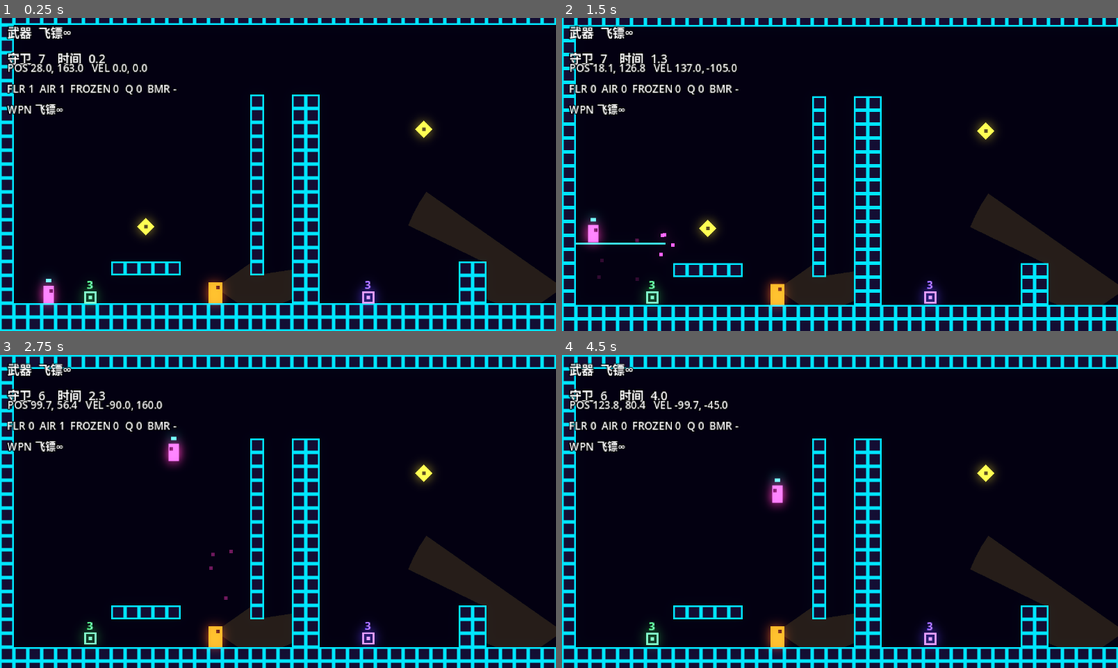
Above: before the commit, frames 1-4 (two rows, left to right).
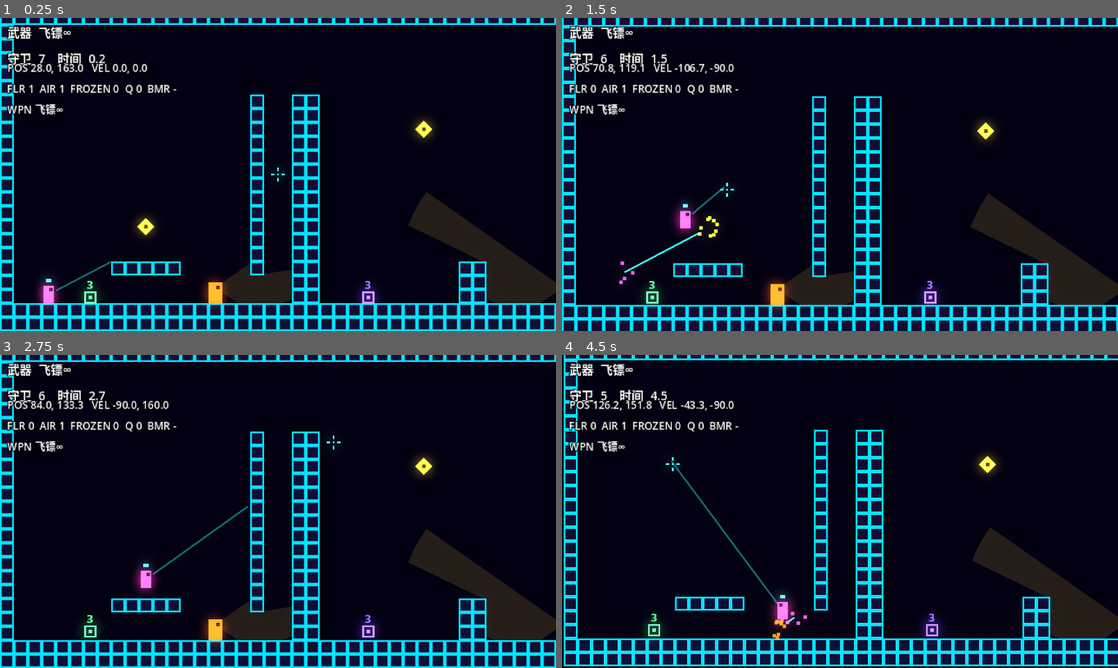
Above: after the commit, the same moments.

Repository: OneLazer/extreme-infiltration
Game: Godot game, scene res://levels/level_01.tscn
The game is run twice, just before and just after one commit, with the same random seed, the same clock (stepped at 60 frames per second) and the same inputs.
Inputs (mouse positions are in pixels of both pictures, inside the frame that each line leads up to):
- Up to frame 1 (0.25 s): no input
- Up to frame 2 (1.5 s): move the mouse to (962, 158) at 0.52 s; hold D (move_right) from 0.53 s (still down); tap Down (aim_down, bound only before the commit) at 0.6 s; click (962, 158) at 0.67 s; tap Space (jump) at 0.77, 1.07 s; tap Left (aim_left, bound only before the commit) at 0.8, 1.35 s; move the mouse to (728, 190) at 1.27 s; click (728, 190) at 1.42 s
- Up to frame 3 (2.75 s): tap Space (jump) at 1.52, 1.82 s; tap Right (aim_right, bound only before the commit) at 1.55, 2.1 s; move the mouse to (333, 442) at 2.02 s; release D (move_right) at 2.03 s; hold A (move_left) from 2.03 s (still down); click (333, 442) at 2.17 s; tap Up (aim_up, bound only before the commit) at 2.3 s
- Up to frame 4 (4.5 s): move the mouse to (812, 574) at 2.77 s; release A (move_left) at 2.78 s; hold D (move_right) 2.78-4.28 s; tap Up (aim_up, bound only before the commit) at 2.85 s; tap Space (jump) at 3.02, 3.32, 4.35 s; click (812, 574) at 3.05 s; move the mouse to (1006, 558) at 3.52 s; hold Space (jump) 3.53-4.28 s; click (1006, 558) at 3.6 s; move the mouse to (673, 464) at 4.27 s; hold A (move_left) from 4.28 s (still down); click (673, 464) at 4.42 s

The runs differ from the first frame. In frame 1, 0.1% of the frame differs, in the area x 8-52%, y 47-88%; in frame 2, 1.6%; in frame 3, 16%; in frame 4, 21%, in the area x 0-100%, y 0-100%.

Commit message:
瞄准改为鼠标：连续方向 + 3 格宽容带
- 输入：删除 aim_up/down/left/right，新增 fire = 鼠标左键
- player.gd：瞄准方向 = 玩家中心 → 光标，开火不再需要方向键
- 瞄准冻结默认关闭（aim_freeze_frames = 0），保留为可选机制
- 反冲方向新增 8 方向吸附（recoil_snap_deg = 12°），保住 super / hyper / 蹭墙跳
- hyper 判定改为「不低于 45° 斜下」，避免对着脚下开枪白嫖
- 命中判定统一 3 格宽（移除 assist_tiles_diagonal）
- 新增准星 + 撞墙截断的瞄准线，隐藏系统鼠标指针
- build_whitebox 的输入映射同步更新

Diff:
--- a/project.godot
+++ b/project.godot
@@ -44,24 +44,9 @@
 "events": [Object(InputEventKey,"resource_local_to_scene":false,"resource_name":"","device":-1,"window_id":0,"alt_press …(190 unchanged characters)…
 ]
 }
-aim_up={
+fire={
 "deadzone": 0.2,
-"events": [Object(InputEventKey,"resource_local_to_scene":false,"resource_name":"","device":-1,"window_id":0,"alt_pressed":false,"shift_pressed":false,"ctrl_pressed":false,"meta_pressed":false,"pressed":false,"keycode":0,"physical_keycode":4194320,"key_label":0,"unicode":0,"location":0,"echo":false,"script":null)
-]
-}
-aim_down={
-"deadzone": 0.2,
-"events": [Object(InputEventKey,"resource_local_to_scene":false,"resource_name":"","device":-1,"window_id":0,"alt_pressed":false,"shift_pressed":false,"ctrl_pressed":false,"meta_pressed":false,"pressed":false,"keycode":0,"physical_keycode":4194322,"key_label":0,"unicode":0,"location":0,"echo":false,"script":null)
-]
-}
-aim_left={
-"deadzone": 0.2,
-"events": [Object(InputEventKey,"resource_local_to_scene":false,"resource_name":"","device":-1,"window_id":0,"alt_pressed":false,"shift_pressed":false,"ctrl_pressed":false,"meta_pressed":false,"pressed":false,"keycode":0,"physical_keycode":4194319,"key_label":0,"unicode":0,"location":0,"echo":false,"script":null)
-]
-}
-aim_right={
-"deadzone": 0.2,
-"events": [Object(InputEventKey,"resource_local_to_scene":false,"resource_name":"","device":-1,"window_id":0,"alt_pressed":false,"shift_pressed":false,"ctrl_pressed":false,"meta_pressed":false,"pressed":false,"keycode":0,"physical_keycode":4194321,"key_label":0,"unicode":0,"location":0,"echo":false,"script":null)
+"events": [Object(InputEventMouseButton,"resource_local_to_scene":false,"resource_name":"","device":-1,"window_id":0,"alt_pressed":false,"shift_pressed":false,"ctrl_pressed":false,"meta_pressed":false,"button_mask":0,"position":Vector2(0, 0),"global_position":Vector2(0, 0),"factor":1.0,"button_index":1,"canceled":false,"pressed":false,"double_click":false,"script":null)
 ]
 }
 restart={
--- a/scripts/player.gd
+++ b/scripts/player.gd
@@ -2,6 +2,7 @@
 extends CharacterBody2D
 ## 玩家：移动移植自 Celeste Player.cs 的 NormalUpdate（跑、跳、墙滑、蹬墙跳、二段跳），
 ## 武器反冲的冲刺可被跳跃打断：super / hyper / 蹭墙跳。
+## 瞄准用鼠标：玩家中心 → 光标的方向就是弹道方向，命中判定另带宽容带（见 WeaponDefs.assist_tiles）。
 ## 武器部分见下半段。原点在碰撞盒中心，碰撞盒 6x10。
 
 signal died
@@ -44,11 +45,16 @@
 
 # ---------------- 武器参数 ----------------
 @export_group("武器")
-@export var aim_freeze_frames := 4      ## 按下方向键后的冻结帧数
+@export var aim_freeze_frames := 0      ## 开火前的全场冻结帧数。鼠标瞄准下默认 0（点下即发射）
+@export var recoil_snap_deg := 12.0     ## 反冲方向吸附到 8 方向的容差（度）；0 = 完全跟随鼠标
 @export var dart_air_uses := -1         ## 飞镖离地后可用次数，-1 = 无限
+@export var hide_os_cursor := true      ## 隐藏系统鼠标指针，改用武器色准星
 
 var facing := 1
 var dead := false
+
+var _aim_dir := Vector2.RIGHT   # 当前瞄准方向（玩家中心 → 光标）。光标压在角色身上时保留上一帧
+var _aim_len := 0.0             # 瞄准线显示长度：撞墙或到光标处截断
 
 var _move_x := 0
 var _jump_grace_timer := 0.0
@@ -83,6 +89,8 @@
 func _ready() -> void:
 	Game.player = self
 	Game.frozen = false
+	if hide_os_cursor:
+		Input.set_mouse_mode(Input.MOUSE_MODE_HIDDEN)
 
 
 func _physics_process(delta: float) -> void:
@@ -91,14 +99,13 @@
 	# 回旋镖收回期间冻结玩家（瞄准冻结由下面的 _freeze_left 分支处理）
 	if Game.frozen and _freeze_left <= 0:
 		return
+	_update_aim()
 	if Input.is_action_just_pressed("jump"):
 		_jump_buffer_timer = jump_buffer_time
 
-	# 瞄准冻结：全场停止，累积方向键，结束时按当时按住的方向发射
+	# 瞄准冻结（可选，默认关闭）：全场停止，冻结期间瞄准仍跟随鼠标，结束时按当前方向发射
 	if _freeze_left > 0:
-		var held := _read_aim()
-		if held != Vector2.ZERO:
-			_freeze_dir = held
+		_freeze_dir = _aim_dir
 		_freeze_left -= 1
 		if _freeze_left == 0:
 			Game.frozen = false
@@ -106,15 +113,13 @@
 		queue_redraw()
 		return
 
-	if _aim_just_pressed():
+	if Input.is_action_just_pressed("fire"):
 		if is_instance_valid(active_boomerang):
 			active_boomerang.recall()
 		elif _can_fire():
-			_freeze_dir = _read_aim()
-			if _freeze_dir == Vector2.ZERO:   # 同一帧内按下又松开的极短点按
-				_freeze_dir = _just_pressed_aim()
+			_freeze_dir = _aim_dir
 			if aim_freeze_frames <= 0:
-				_fire(_freeze_dir)
+				_fire(_aim_dir)
 			else:
 				_freeze_left = aim_freeze_frames
 				Game.frozen = true
@@ -274,10 +279,12 @@
 		if absf(_dash_velocity.y) < 1.0:
 			_dash_super_jump()
 			return true
-		if _dash_velocity.y > 1.0 and absf(_dash_velocity.x) > 1.0:
+		# 鼠标瞄准下冲刺角度是连续的：只有「不低于 45° 斜下」才算 hyper，
+		# 更陡的下斜当普通跳，否则对着脚下开一枪也能白嫖一个 hyper。
+		if _dash_velocity.y > 1.0 and absf(_dash_velocity.x) >= _dash_velocity.y:
 			_dash_hyper_jump()
 			return true
-		# 竖直冲刺（如向上打气枪）落地前按跳：按普通跳处理，别把跳跃吞掉
+		# 陡峭下冲 / 竖直冲刺（如向上打气枪）落地前按跳：按普通跳处理，别把跳跃吞掉
 		_break_dash()
 		_jump()
 		return true
@@ -364,24 +371,42 @@
 
 # ======================= 武器 =======================
 
-func _read_aim() -> Vector2:
-	return Vector2(Input.get_axis("aim_left", "aim_right"), Input.get_axis("aim_up", "aim_down")).sign()
-
-
-func _aim_just_pressed() -> bool:
-	return _just_pressed_aim() != Vector2.ZERO
-
-
-func _just_pressed_aim() -> Vector2:
-	var d := Vector2.ZERO
-	var any := false
-	for pair in [["aim_left", Vector2.LEFT], ["aim_right", Vector2.RIGHT], ["aim_up", Vector2.UP], ["aim_down", Vector2.DOWN]]:
-		if Input.is_action_just_pressed(pair[0]):
-			d += pair[1]
-			any = true
-	if any and d == Vector2.ZERO:
-		d.x = facing   # 相反方向同时按下互相抵消时，取朝向
-	return d
+## 鼠标瞄准：玩家中心 → 光标。
+## 光标几乎压在角色身上（< 0.5px）时保留上一帧方向，避免归一化出零向量。
+## 顺带算一次瞄准线长度：到光标或撞墙处截断，给 _draw 画瞄准线用。
+func _update_aim() -> void:
+	var to := get_global_mouse_position() - global_position
+	if to.length() > 0.5:
+		_aim_dir = to.normalized()
+	var reach := minf(to.length(), _aim_reach())
+	_aim_len = 0.0
+	if reach <= 0.0:
+		return
+	var r := _ray(global_position, global_position + _aim_dir * reach, Game.LAYER_WORLD)
+	_aim_len = (r.position - global_position).length() if not r.is_empty() else reach
+
+
+## 当前武器的最大瞄距（截断瞄准线显示用）
+func _aim_reach() -> float:
+	var def := WeaponDefs.get_def(current_weapon())
+	if def.has("range"):
+		return float(def["range"])
+	if def.has("out_tiles"):
+		return float(def["out_tiles"]) * Game.TILE
+	return 320.0
+
+
+## 反冲方向：鼠标瞄准是连续的，但 super / hyper / 蹭墙跳这些位移技巧依赖 8 方向冲刺。
+## 瞄准方向离最近的 8 方向不超过 recoil_snap_deg 时，反冲吸附到那个方向，其余角度完全跟随鼠标。
+## recoil_snap_deg = 0 表示关闭吸附。
+func _recoil_dir(dir: Vector2) -> Vector2:
+	if recoil_snap_deg <= 0.0:
+		return dir
+	var step := PI * 0.25
+	var snapped := Vector2.from_angle(roundf(dir.angle() / step) * step)
+	if rad_to_deg(absf(dir.angle_to(snapped))) <= recoil_snap_deg:
+		return snapped
+	return dir
 
 
 func current_weapon() -> int:
@@ -425,8 +450,7 @@
 	_camera.shake(def.get("shake", 0.0), def.get("shake_time", 0.1))
 
 ## 瞬时射线（带宽容判定）。
-## 命中判定不是一条线，而是一个矩形：沿瞄准方向长 max_range、垂直方向宽
-## band_tiles 图格（正十字 / 斜向由 _assist_band() 选，见 WeaponDefs）。
+## 命中判定不是一条线，而是一个矩形：沿瞄准方向长 max_range、垂直方向宽 band_tiles 图格。
 ## 中心线先按原逻辑判定；只有中心线真的打中敌人
 ## 才直接返回 —— 撞墙不算，否则关卡里几乎每枪尽头都是墙，宽容判定永远轮不到。
 ## 中心线没碰到敌人时，在矩形里挑最贴近瞄准线、且和玩家之间没有墙的敌人，
@@ -458,13 +482,10 @@
 	return {"dir": dir, "end": end, "enemy": null, "hit": not r.is_empty(), "normal": normal}
 
 
-## 宽容判定带宽（图格）。斜向（两轴都有分量）用 assist_tiles_diagonal，
-## 正十字用 assist_tiles；斜向没配就退回 assist_tiles。
-func _assist_band(dir: Vector2, def: Dictionary) -> float:
-	if absf(dir.x) > 0.01 and absf(dir.y) > 0.01:
-		var wide: float = def.get("assist_tiles_diagonal", def["assist_tiles"])
-		return wide
-	return def["assist_tiles"]
+## 宽容判定带宽（图格）。鼠标瞄准角度是连续的，所有方向统一一档，
+## 不再像 8 向瞄准那样给斜向单独放宽。
+func _assist_tiles(def: Dictionary) -> float:
+	return float(def.get("assist_tiles", 3.0))
 
 
 ## 在宽容矩形里挑目标：横向偏移最小的敌人优先（更贴近玩家瞄的方向），
@@ -514,7 +535,7 @@
 
 
 func _fire_dart(dir: Vector2, def: Dictionary) -> void:
-	var res := _hitscan(dir, def["range"], _assist_band(dir, def))
+	var res := _hitscan(dir, def["range"], _assist_tiles(def))
 	Fx.trace(get_parent(), global_position, res["end"], def["color"])
 	if not is_on_floor():
 		_dart_air_used += 1
@@ -544,10 +565,10 @@
 	if enemy == null:
 		_apply_dart_impact(res["normal"], def)
 	else:
-		# 打中敌人时按「按键方向」套用同一套收尾手感：
-		# 上下 → 当成撞地板；横向 / 斜向 → 当成撞竖墙（反向 X 取弹道 X 的反方向）
+		# 打中敌人时按「瞄准方向」套用同一套收尾手感：
+		# 偏竖直 → 当成撞地板；否则 → 当成撞竖墙（反向 X 取弹道 X 的反方向）
 		var fake_normal := Vector2(-signf(dir.x), 0.0)
-		if absf(dir.x) <= 0.01:
+		if absf(dir.y) > absf(dir.x):
 			fake_normal = Vector2(0.0, -1.0)
 		_apply_dart_impact(fake_normal, def)
 	_dash_timer = 0.0
@@ -567,19 +588,19 @@
 
 
 func _fire_air_gun(dir: Vector2, def: Dictionary) -> void:
-	var res := _hitscan(dir, def["range"], _assist_band(dir, def))
+	var res := _hitscan(dir, def["range"], _assist_tiles(def))
 	Fx.trace(get_parent(), global_position, res["end"], def["color"])
 	var enemy: Guard = res["enemy"]
 	if enemy:
 		enemy.kill()
-	# 反冲固定用按键方向，不跟偏折后的弹道：宽容判定只放宽命中，
-	# 不能带偏 super / hyper / 蹭墙跳这些依赖冲刺方向的位移手感。
-	apply_dash(-dir * def["recoil_dash"], def["dash_time"], def["end_mult"])
+	# 反冲方向单独做 8 方向吸附（见 _recoil_dir），不跟偏折后的弹道：
+	# 宽容判定只放宽命中，不能带偏 super / hyper / 蹭墙跳这些依赖冲刺方向的位移手感。
+	apply_dash(-_recoil_dir(dir) * def["recoil_dash"], def["dash_time"], def["end_mult"])
 
 func _throw_boomerang(type: int, dir: Vector2, def: Dictionary) -> void:
 	# 宽容判定：在投掷距离内、宽容带宽里挑最贴近瞄准线的敌人，把投掷方向偏折过去
 	var out_range: float = def["out_tiles"] * Game.TILE
-	var target := _assist_target(dir, out_range, _assist_band(dir, def))
+	var target := _assist_target(dir, out_range, _assist_tiles(def))
 	var throw_dir := dir
 	if target != null:
 		throw_dir = (target.global_position - global_position).normalized()
@@ -589,11 +610,12 @@
 	b.global_position = global_position
 	b.begin()
 	active_boomerang = b
-	# 反冲仍按按键方向 dir，不跟偏折后的投掷方向
+	# 反冲仍按 8 方向吸附后的方向，不跟偏折后的投掷方向
+	var rd := _recoil_dir(dir)
 	if def.has("recoil_add"):
-		velocity += -dir * def["recoil_add"]
+		velocity += -rd * def["recoil_add"]
 	if def.has("recoil_dash"):
-		apply_dash(-dir * def["recoil_dash"], def["dash_time"], def["end_mult"])
+		apply_dash(-rd * def["recoil_dash"], def["dash_time"], def["end_mult"])
 
 
 ## 回旋镖归位时由 Boomerang 调用。move_dir：回旋镖归位瞬间的移动方向
@@ -621,10 +643,26 @@
 
 func _draw() -> void:
 	draw_rect(Rect2(-3, -5, 6, 10), Palette.PLAYER)
-	draw_rect(Rect2(-1 + facing * 1.5, -3, 2, 2), Color(0.05, 0.02, 0.1))
+	# 眼睛朝瞄准方向偏，跟着鼠标看
+	draw_rect(Rect2(-1 + _aim_dir.x * 1.5, -3 + _aim_dir.y * 1.5, 2, 2), Color(0.05, 0.02, 0.1))
 	# 头顶小方块：当前武器颜色
 	var wdef := WeaponDefs.get_def(current_weapon())
 	draw_rect(Rect2(-1.5, -9, 3, 2), wdef["color"])
-	if _freeze_left > 0:
-		var d := _freeze_dir.normalized() if _freeze_dir != Vector2.ZERO else Vector2(facing, 0)
-		draw_line(d * 6.0, d * 18.0, wdef["color"], 1.0)
+	_draw_aim_guide(wdef)
+
+
+## 鼠标瞄准的视觉反馈：玩家 → 光标的淡色瞄准线（撞墙处截断，冻结时加亮）+ 光标处准星。
+## 准星画在玩家节点里，所以和其他实体同一层，但玩家节点在关卡里排在实体之后，正常盖在上面。
+func _draw_aim_guide(wdef: Dictionary) -> void:
+	var col: Color = wdef["color"]
+	var start := _aim_dir * 5.0
+	if _aim_len > 5.0:
+		var line_c := col
+		line_c.a = 0.55 if _freeze_left > 0 else 0.18
+		draw_line(start, _aim_dir * _aim_len, line_c, 1.0)
+	var mouse := to_local(get_global_mouse_position())
+	var cross := col
+	cross.a = 0.9
+	for d in [Vector2.LEFT, Vector2.RIGHT, Vector2.UP, Vector2.DOWN]:
+		draw_line(mouse + d * 2.0, mouse + d * 4.0, cross, 1.0)
+	draw_rect(Rect2(mouse - Vector2(0.5, 0.5), Vector2.ONE), cross)
--- a/scripts/weapons/weapon_defs.gd
+++ b/scripts/weapons/weapon_defs.gd
@@ -3,12 +3,10 @@
 ## 武器参数表。玩法数值（射程、位移、拾取弹药）改这里。
 ## 回旋镖的飞行 / 回收动画节奏见 weapons/boomerang.gd 顶部的常量区。
 ## shake / shake_time：开火震屏强度（320x180 画布像素）与时长（秒）。
-## assist_tiles：宽容判定带宽（图格，默认 2）。飞镖 / 气枪的命中判定不是一条线，
+## assist_tiles：宽容判定带宽（图格，默认 3）。飞镖 / 气枪的命中判定不是一条线，
 ##               而是一个沿瞄准方向长 射程、垂直方向宽 assist_tiles 的矩形，矩形碰到
 ##               敌人就算命中；回旋镖用它决定投掷方向要不要偏折到带宽里的敌人。
-##               0 = 关闭宽容判定。
-## assist_tiles_diagonal：斜向（45°）射击时的带宽（图格，默认 4）。斜线更难瞄，
-##               单独放宽一档；不填则退回 assist_tiles。
+##               鼠标瞄准下角度连续，所有方向同一档带宽。0 = 关闭宽容判定。
 ## bounce_wall_x / bounce_wall_up / bounce_floor_up（仅飞镖）：飞镖瞬移撞墙后的收尾速度。
 ##               撞竖直墙 → X 反向 bounce_wall_x、Y 向上 bounce_wall_up；
 ##               撞地板 → Y 向上 bounce_floor_up（X 不动）；撞天花板 → 不变。
@@ -24,8 +22,7 @@
 	Type.DART: {
 		"name": "飞镖", "color": Palette.DART,
 		"range": 320.0,            # 射程
-		"assist_tiles": 2.0,       # 宽容判定带宽（图格）
-		"assist_tiles_diagonal": 4.0,   # 斜向射击的带宽（图格）
+		"assist_tiles": 3.0,       # 宽容判定带宽（图格）
 		"keep_velocity": false,    # 瞬移后是否保留原速度
 		"bounce_wall_x": 150.0,     # 撞竖直墙：反向 X 速度
 		"bounce_wall_up": 150.0,    # 撞竖直墙：向上 Y 速度
@@ -36,8 +33,7 @@
 		"name": "回旋镖", "color": Palette.BOOMERANG,
 		"recoil_add": 30.0,
 		"out_tiles": 7.0,
-		"assist_tiles": 2.0,       # 宽容判定带宽（图格）
-		"assist_tiles_diagonal": 4.0,   # 斜向射击的带宽（图格）
+		"assist_tiles": 3.0,       # 宽容判定带宽（图格）
 		"catch_speed": 0.0,        # 归位时给玩家的速度（0 = 不给）
 		"shake": 1.0, "shake_time": 0.08,
 	},
@@ -45,16 +41,14 @@
 		"name": "重型回旋镖", "color": Palette.HEAVY,
 		"recoil_dash": 240.0, "dash_time": 0.15, "end_mult": 0.667,
 		"out_tiles": 11.0,
-		"assist_tiles": 2.0,       # 宽容判定带宽（图格）
-		"assist_tiles_diagonal": 4.0,   # 斜向射击的带宽（图格）
+		"assist_tiles": 3.0,       # 宽容判定带宽（图格）
 		"catch_speed": 220.0, "catch_dash_time": 0.08,
 		"shake": 3.0, "shake_time": 0.18,
 	},
 	Type.AIR_GUN: {
 		"name": "气枪", "color": Palette.AIRGUN,
 		"range": 320.0,
-		"assist_tiles": 2.0,       # 宽容判定带宽（图格）
-		"assist_tiles_diagonal": 4.0,   # 斜向射击的带宽（图格）
+		"assist_tiles": 3.0,       # 宽容判定带宽（图格）
 		"recoil_dash": 320.0, "dash_time": 0.12, "end_mult": 0.6,
 		"shake": 2.0, "shake_time": 0.22,
 	},
--- a/tools/build_whitebox.gd
+++ b/tools/build_whitebox.gd
@@ -58,15 +58,18 @@
 
 
 func _setup_input() -> void:
+	var mouse := InputEventMouseButton.new()
+	mouse.button_index = MOUSE_BUTTON_LEFT
+	mouse.device = -1
 	var map := {
 		"move_left": [KEY_A], "move_right": [KEY_D], "jump": [KEY_SPACE],
-		"aim_up": [KEY_UP], "aim_down": [KEY_DOWN], "aim_left": [KEY_LEFT], "aim_right": [KEY_RIGHT],
+		"fire": [mouse],
 		"restart": [KEY_R],
 	}
 	for action in map:
 		var events: Array = []
-		for k in map[action]:
-			events.append(_key(k))
+		for e in map[action]:
+			events.append(e if e is InputEvent else _key(e))
 		ProjectSettings.set_setting("input/" + action, {"deadzone": 0.2, "events": events})
 	ProjectSettings.save()
 	print("[build] 输入映射已写入 project.godot")
